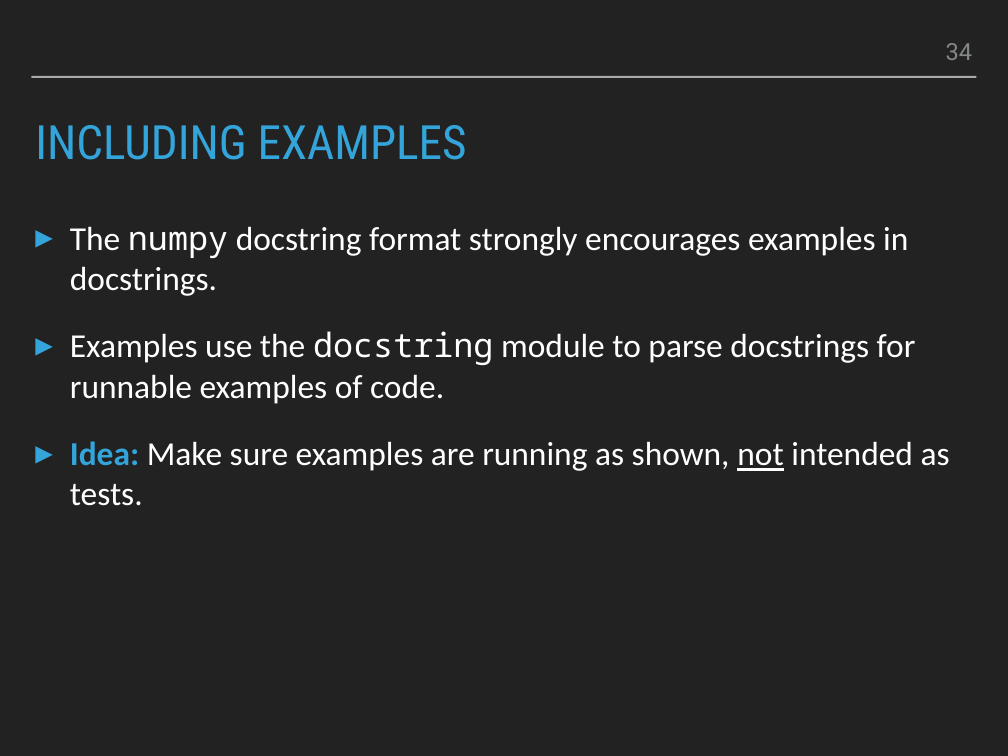
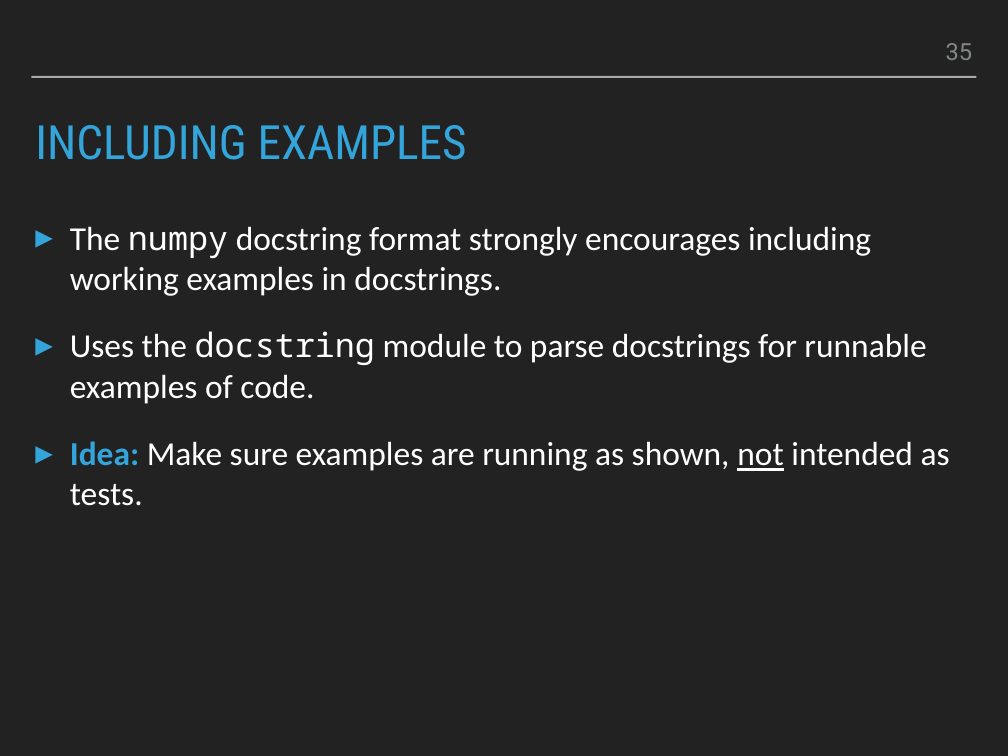
Before and after one commit to smu095/presentations, a slide deck: slide 35 of python101/slides/python101.pptx (slide 34 before the commit). Drawn at 1008x756 pixels with LibreOffice and Linux fonts; fonts in the diff are those of the drawing. Boxes give left, top, right and bottom in pixels: in the first picture for what was removed or moved away, otherwise in the second. Text is boxed around its words. In the diff, an @@ line names an element or a change of style, - is before the commit and + after.

Commit message:
updated slides

```diff
--- a/python101/slides/python101.pptx
+++ b/python101/slides/python101.pptx
@@ page number at <box>946,43,973,60</box>: text changed @@
-34
+35
@@ text at <box>70,226,926,404</box>: text changed @@
-▸ The numpy docstring format strongly encourages examples in docstrings.
-▸ Examples use the docstring module to parse docstrings for runnable examples of code.
+▸ The numpy docstring format strongly encourages including working examples in docstrings.
+▸ Uses the docstring module to parse docstrings for runnable examples of code.
```
Also in this commit, not shown: 7 other slides changed, 2 other files.
